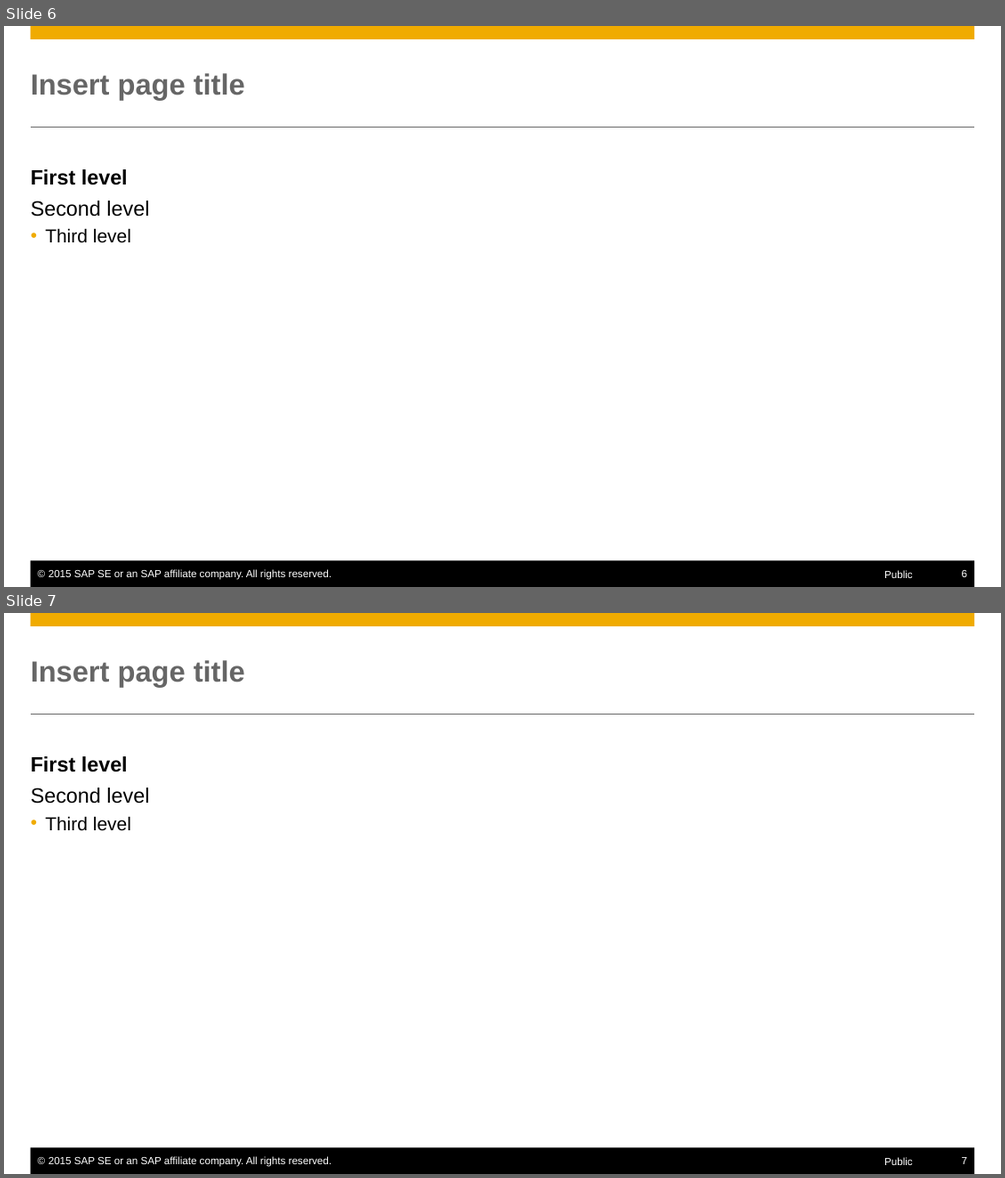
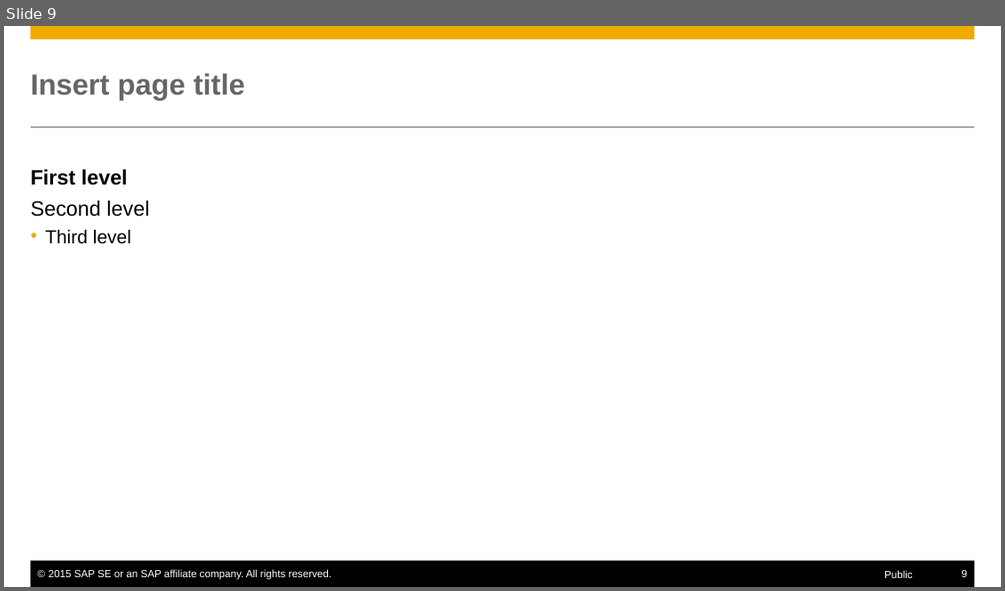
Before and after one commit to Nimuae/openui5_weather, a slide deck: Präsentation.pptx. Shown one above the other, each under a label of ours: slides 6 and 7 before the commit, slide 9 after it. The pictures are 1005x1178 and 1005x591 pixels, drawn with LibreOffice and Linux fonts; fonts in the diff are those of the drawing. Boxes give left, top, right and bottom in pixels: in the first picture for what was removed or moved away, otherwise in the second. Text is boxed around its words. In the diff, an @@ line names an element or a change of style, - is before the commit and + after.

```diff
--- a/Präsentation.pptx
+++ b/Präsentation.pptx
@@ slide 6 removed at (x1=4, y1=26, x2=1001, y2=587), background #FFFFFF; not listed: 6 template elements that a slide beside it also shows @@
@@ title removed at (x1=31, y1=73, x2=245, y2=100) @@
-Insert page title
@@ text removed at (x1=31, y1=169, x2=149, y2=243) @@
-First level
-  Second level
-    • Third level
@@ what was slide 7 is now slide 9 @@
@@ page number at (x1=962, y1=570, x2=967, y2=577): text changed @@
-7
+9
```
Also in this commit, not shown: 1 slide changed, 6 slides added, 3 other slides removed, 1 other file.
